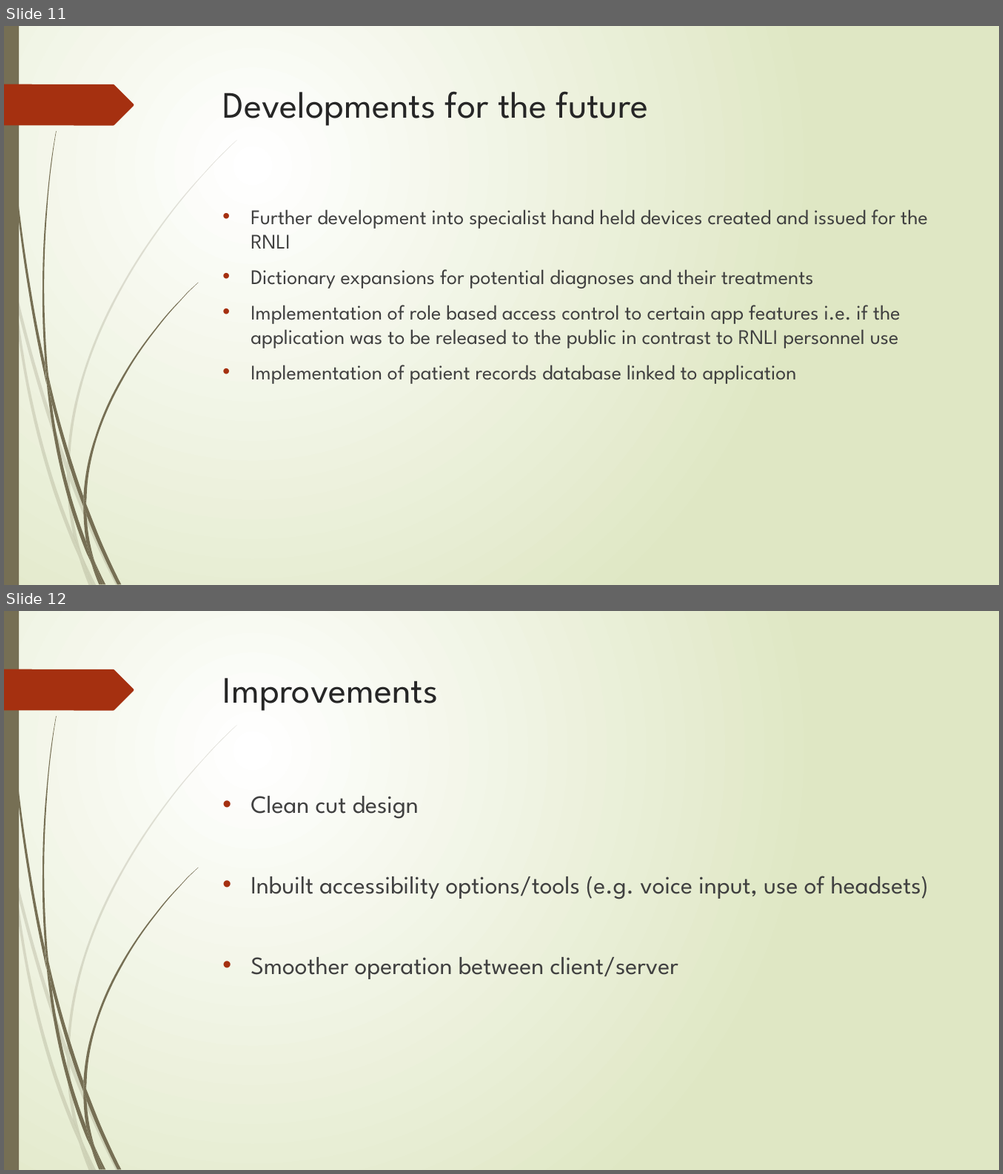
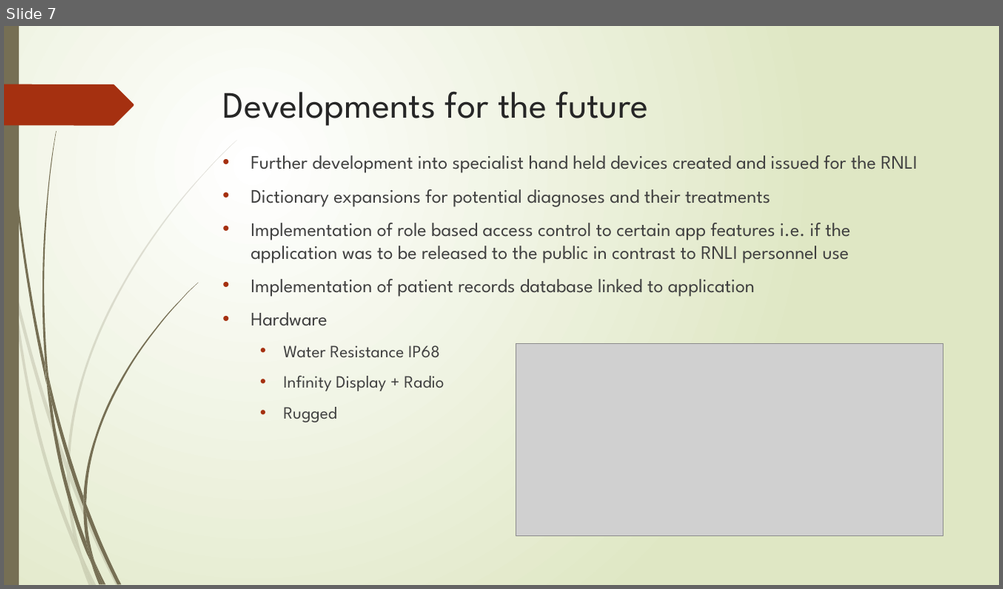
Before and after one commit to bournemouth17/team-5, a slide deck: RNLI.pptx. Shown one above the other, each under a label of ours: slides 11 and 12 before the commit, slide 7 after it. The pictures are 1003x1174 and 1003x589 pixels, drawn with LibreOffice and Linux fonts; fonts in the diff are those of the drawing; grey boxes stand for pictures. Boxes give left, top, right and bottom in pixels: in the first picture for what was removed or moved away, otherwise in the second. Text is boxed around its words. In the diff, an @@ line names an element or a change of style, - is before the commit and + after.

```diff
--- a/RNLI.pptx
+++ b/RNLI.pptx
@@ slide 12 removed at (x1=4, y1=611, x2=999, y2=1170), background gradient #FFFFFF to #DFE8C4; not listed: 24 template elements that a slide beside it also shows @@
@@ title removed at (x1=223, y1=678, x2=438, y2=711) @@
-Improvements
@@ text removed at (x1=250, y1=796, x2=928, y2=980) @@
-• Clean cut design
-• Inbuilt accessibility options/tools (e.g. voice input, use of headsets)
-• Smoother operation between client/server
@@ what was slide 11 is now slide 7 @@
@@ slide 7 changed as well @@
@@ text "Further development into specialist hand ..." moved from (x1=250, y1=210, x2=928, y2=384) to (x1=250, y1=156, x2=916, y2=423) @@
@@ text at (x1=250, y1=156, x2=916, y2=297): size 20 to 18.5 pt in "Further development into specialist hand held devices ...", "Dictionary expansions for potential diagnoses and their ...", "Implementation of role based access control to ...", "Implementation of patient records database linked to ..." @@
@@ text at (x1=250, y1=312, x2=444, y2=423): paragraphs added @@
+• Hardware
+  • Water Resistance IP68
+  • Infinity Display + Radio
+  • Rugged
@@ picture added at (x1=516, y1=345, x2=942, y2=537) @@
```
Also in this commit, not shown: 4 other slides changed, 2 slides added, 7 other slides removed.
